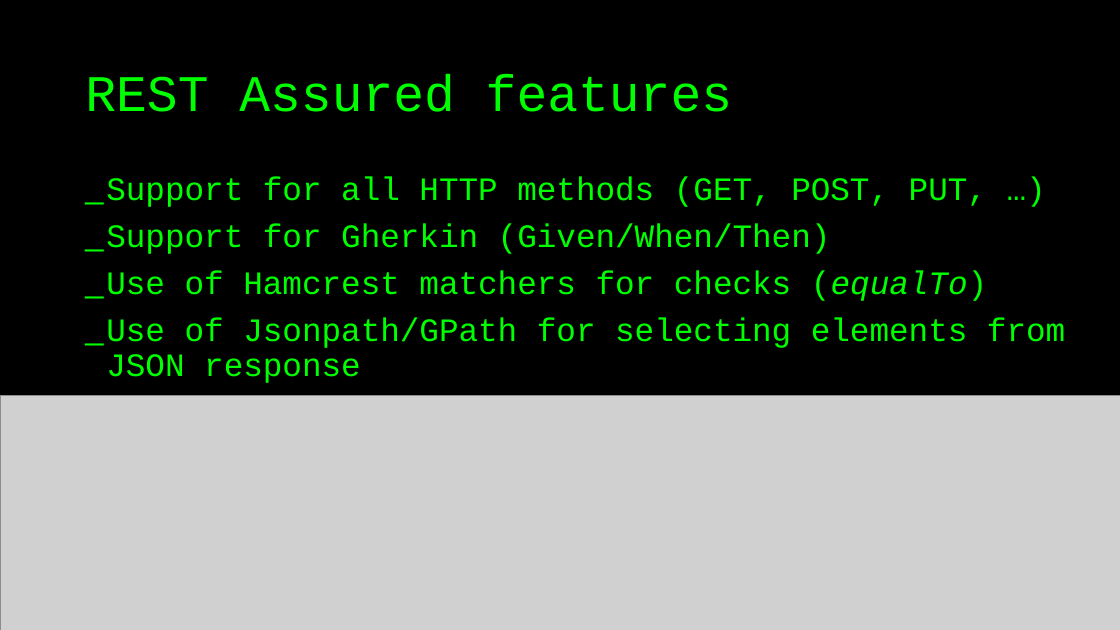
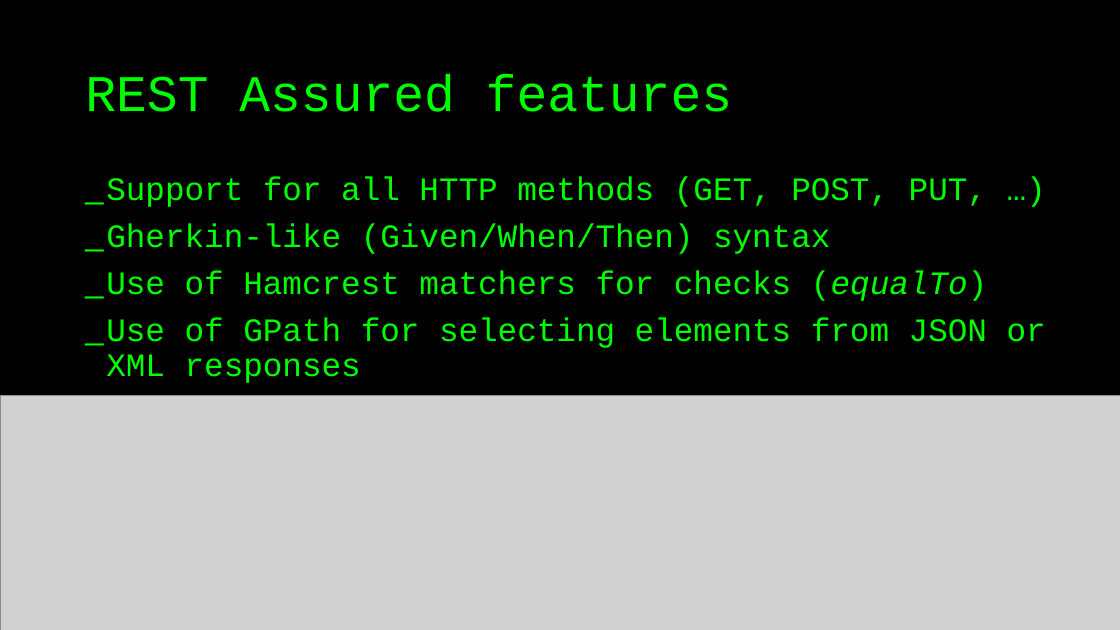
Before and after one commit to basdijkstra/rest-assured-workshop, a slide deck: slide 27 of RestAssuredWorkshop.pptx. Drawn at 1120x630 pixels with LibreOffice and Linux fonts; fonts in the diff are those of the drawing; grey boxes stand for pictures. Boxes give left, top, right and bottom in pixels: in the first picture for what was removed or moved away, otherwise in the second. Text is boxed around its words. In the diff, an @@ line names an element or a change of style, - is before the commit and + after.

```diff
--- a/RestAssuredWorkshop.pptx
+++ b/RestAssuredWorkshop.pptx
@@ text at (x1=106, y1=223, x2=830, y2=254): text changed @@
-_ Support for Gherkin (Given/When/Then)
+_ Gherkin-like (Given/When/Then) syntax
@@ text at (x1=106, y1=317, x2=1046, y2=383): text changed @@
-_ Use of Jsonpath/GPath for selecting elements from JSON response
+_ Use of GPath for selecting elements from JSON or XML responses
```
Also in this commit, not shown: 38 other slides changed, 2 other files.
